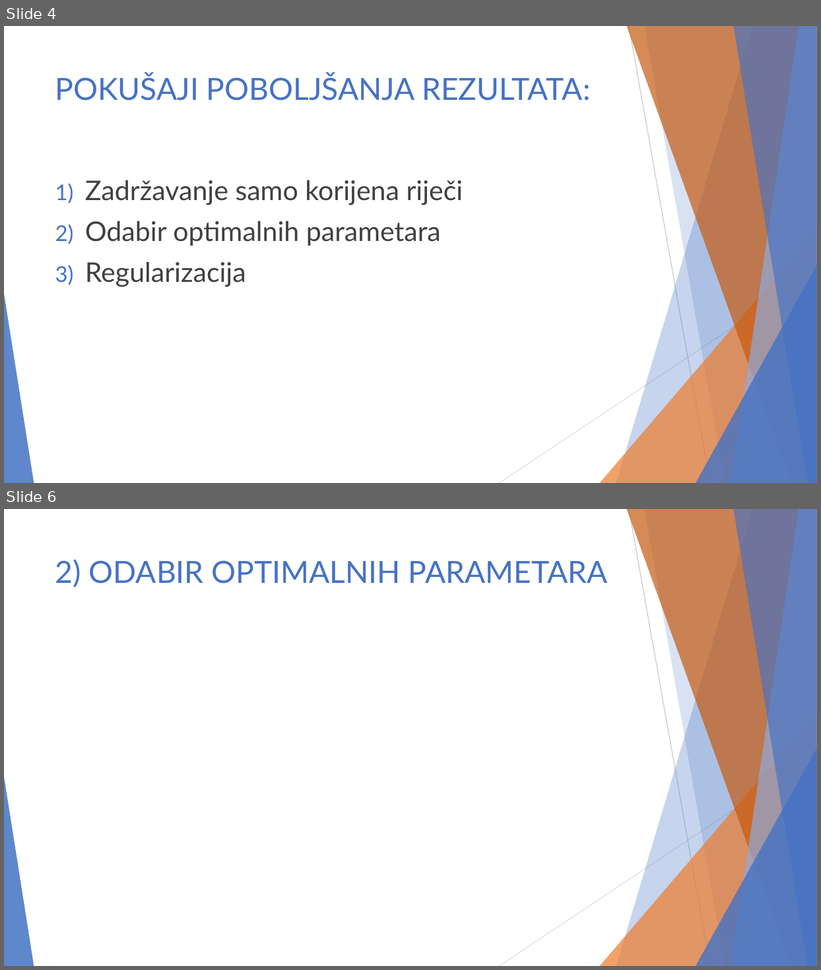
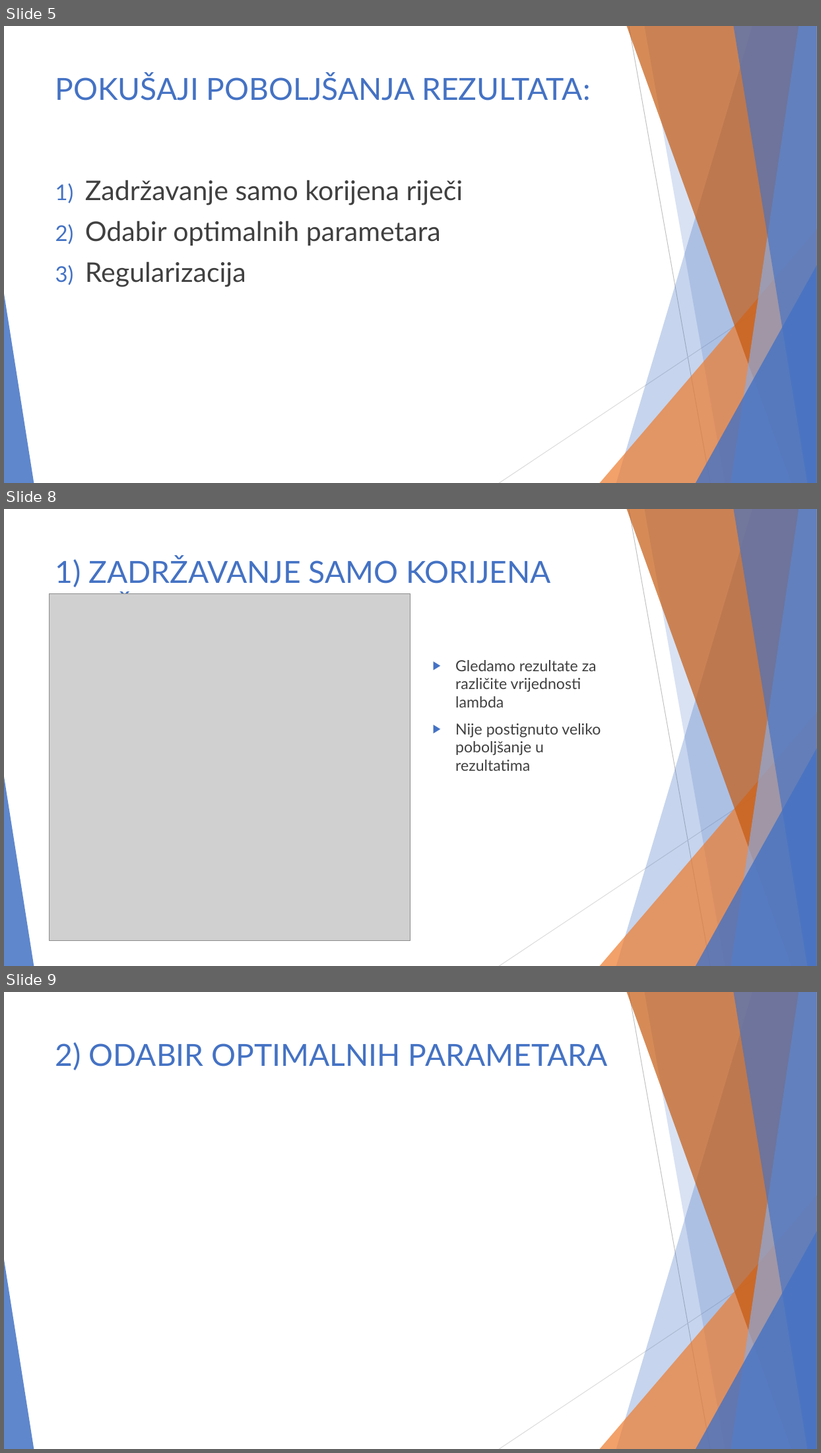
Before and after one commit to majajuric/UUZOP-Text-Classification-using-String-Kernels, a slide deck: UZOP_prezentacija.pptx. Shown one above the other, each under a label of ours: slides 4 and 6 before the commit, slides 5, 8 and 9 after it; the slides between them are not shown. The pictures are 821x970 and 821x1453 pixels, drawn with LibreOffice and Linux fonts; fonts in the diff are those of the drawing; grey boxes stand for pictures. Boxes give left, top, right and bottom in pixels: in the first picture for what was removed or moved away, otherwise in the second. Text is boxed around its words. In the diff, an @@ line names an element or a change of style, - is before the commit and + after.

Commit message:
dodano zadržavanje korijena riječi

```diff
--- a/UZOP_prezentacija.pptx
+++ b/UZOP_prezentacija.pptx
@@ slide 8 added at <box>4,509,817,966</box>, background #FFFFFF; not listed: 10 template elements that a slide beside it also shows @@
@@ title added at <box>55,557,551,594</box>, 36 pt, text #4472C4 @@
+1) ZADRŽAVANJE SAMO KORIJENA RIJEČI
@@ picture added at <box>49,593,411,941</box> @@
@@ text added at <box>455,660,601,771</box>, 18 pt, text #404040 @@
+▶ Gledamo rezultate za različite vrijednosti lambda
+▶ Nije postignuto veliko poboljšanje u rezultatima
@@ what was slide 4 is now slide 5 @@
@@ what was slide 6 is now slide 9 @@
```
Also in this commit, not shown: 2 slides changed, 2 other slides added.
